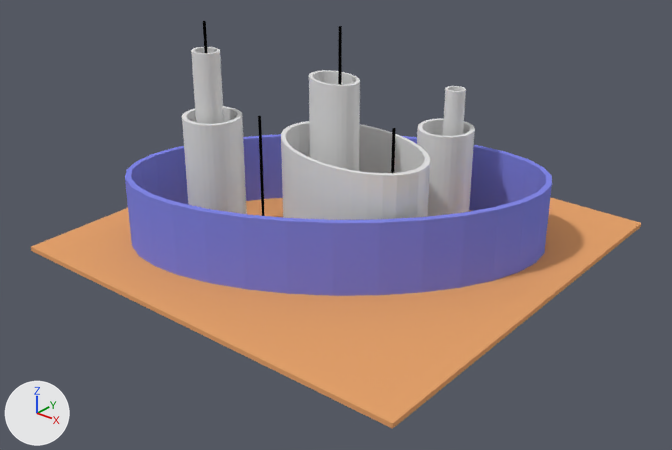
An edit to the Blender file opetope2.blend, drawn before and after from the same camera.
One viewpoint serves both versions: a 50 mm camera at (18.8, -23.3, 14.8) aimed at (0.6, -1.2, 1.2). Arrows for +X, +Y and +Z are at lower left; the lights stay in place.
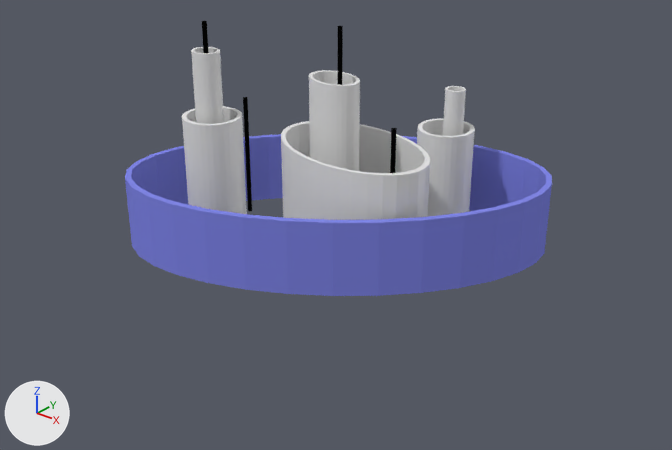
What differs and where, as boxes (x1, y1, x2, y2) in the pictures (672 x 450 px):
'Plane', hidden (orange): before (31, 197, 641, 429)
'Cylinder.006', moved, rescaled: before (258, 116, 265, 216); after (243, 97, 252, 211)
'Cylinder.009', rescaled (33% wider): before (391, 128, 396, 173); after (390, 128, 397, 173)
'Cylinder.007', rescaled: before (203, 21, 208, 53); after (202, 21, 209, 53)

Edits to the bpy script that builds the scene:
```text
Change ob_plane:
    add ob_plane.hide_viewport = True
Change ob_cylinder_009:
    ob_cylinder_009.scale: (0.05, 0.05, 2.49) -> (0.08, 0.08, 2.49)
Change ob_cylinder_008:
    ob_cylinder_008.scale: (0.05, 0.05, 3.82) -> (0.08, 0.08, 3.82)
Change ob_cylinder_007:
    ob_cylinder_007.scale: (0.05, 0.05, 3.89) -> (0.08, 0.08, 3.89)
Change ob_cylinder_006:
    ob_cylinder_006.location: (-2.28, -1.74, 2.38) -> (-4.1, -0.58, 2.38)
    ob_cylinder_006.scale: (0.05, 0.05, 2.22) -> (0.08, 0.08, 2.22)
```
